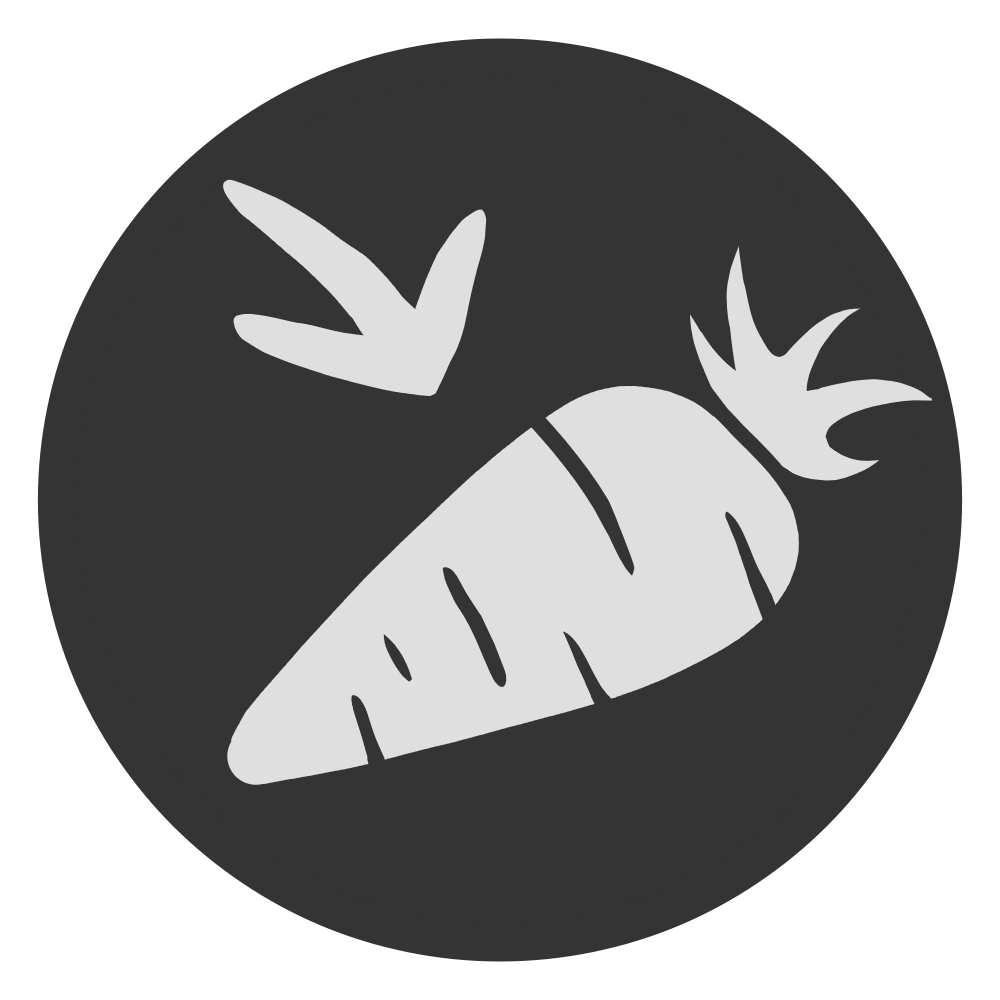
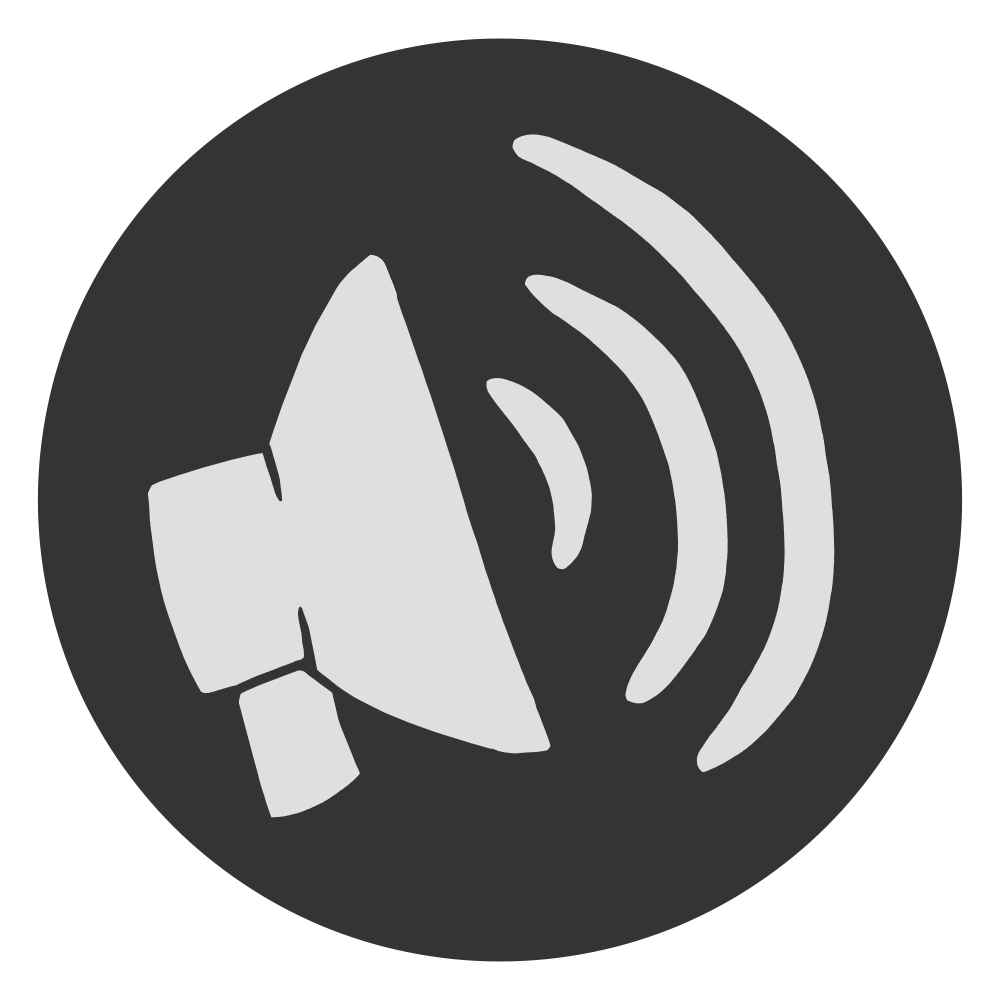
Revision of a layered w=1000, h=1000 image; what changed, layer by layer:
added layer "yell" above "decoy" over left=147, top=134, right=896, bottom=818
hid "decoy", painted on it over left=147, top=134, right=932, bottom=818
